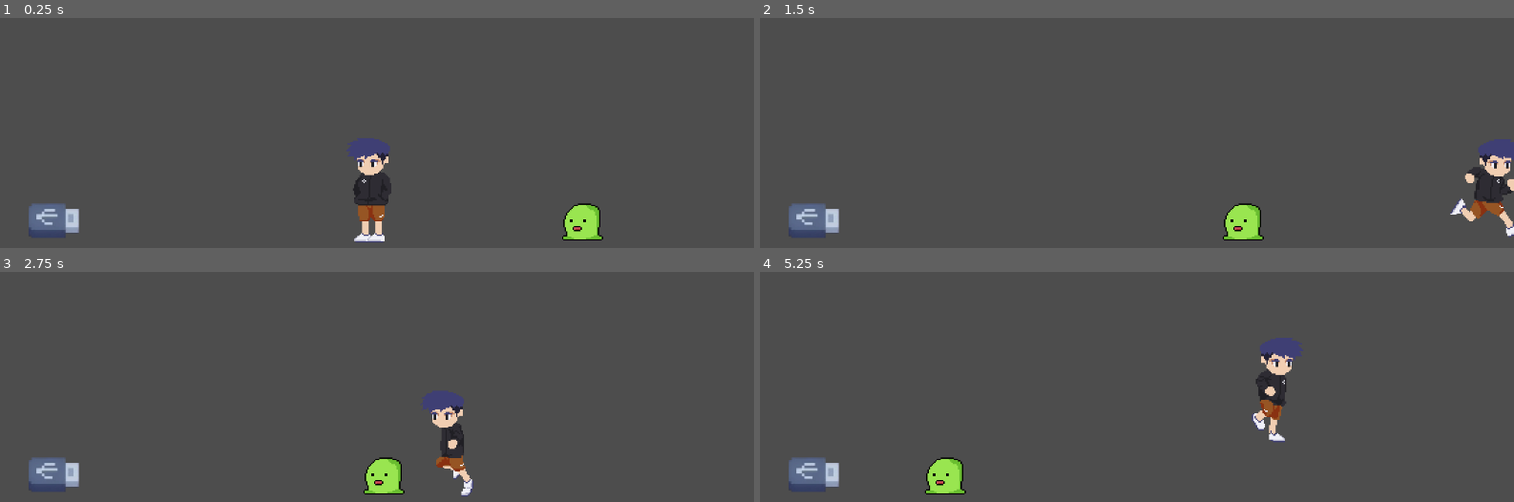
Above: before the commit, frames 1-4 (two rows, left to right).
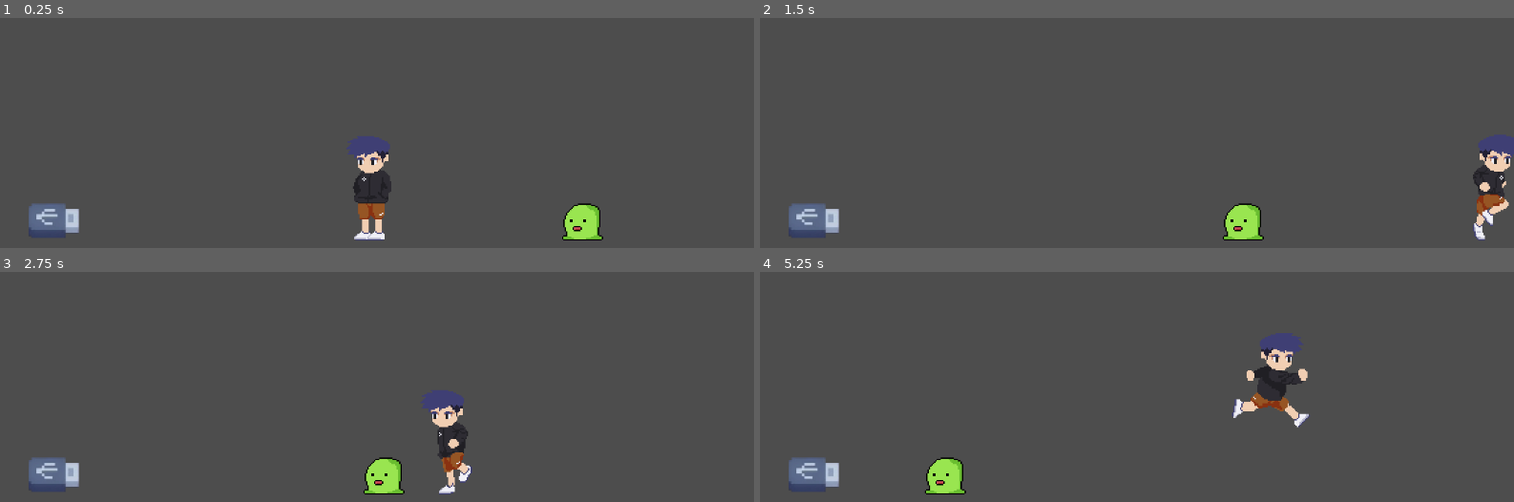
Above: after the commit, the same moments.

Repository: garlandkhuu/2d-platformer
Game: Godot game, scene res://scenes/game.tscn
Same seed, same stepped clock (60 frames per second), same inputs: the game is played once before the commit and once after it.
Inputs:
- Up to frame 1 (0.25 s): no input
- Up to frame 2 (1.5 s): tap Enter (ui_accept) at 0.5, 0.77 s; hold Right (ui_right) from 0.53 s (still down); tap E (interact) at 0.6, 1.35 s
- Up to frame 3 (2.75 s): tap Enter (ui_accept) at 1.52 s; release Right (ui_right) at 2.03 s; hold Left (ui_left) from 2.03 s (still down); tap E (interact) at 2.1 s
- Up to frame 4 (5.25 s): release Left (ui_left) at 2.78 s; hold Right (ui_right) 2.78-4.28 s; tap E (interact) every 0.75 s from 2.85 to 5.1 s; tap Enter (ui_accept) at 3.02, 3.77, 4.52 s; hold Left (ui_left) 4.28-5.03 s; hold Right (ui_right) from 5.03 s (still down)

The runs differ from the first frame. In frame 1, 0.5% of the frame differs, in the area x 45-52%, y 51-98%; in frame 2, 1.4%; in frame 3, 0.7%; in frame 4, 1.5%, in the area x 62-73%, y 26-74%.

Commit message:
assets: player jump and fall unanimated sprites

Diff:
--- a/scenes/player.tscn
+++ b/scenes/player.tscn
@@ -3,94 +3,97 @@
 [ext_resource type="Script" uid="uid://dmj1mkwmefmgk" path="res://scripts/player.gd" id="1_08te6"]
 [ext_resource type="Texture2D" uid="uid://bjdp20qgf8gy6" path="res://assets/player/player.png" id="1_ygs3r"]
 
-[sub_resource type="AtlasTexture" id="AtlasTexture_ybldg"]
+[sub_resource type="AtlasTexture" id="AtlasTexture_g2els"]
 atlas = ExtResource("1_ygs3r")
-region = Rect2(0, 0, 66, 81)
+region = Rect2(0, 0, 76, 96)
 
-[sub_resource type="AtlasTexture" id="AtlasTexture_5gkvu"]
+[sub_resource type="AtlasTexture" id="AtlasTexture_qhqgy"]
 atlas = ExtResource("1_ygs3r")
-region = Rect2(66, 0, 66, 81)
+region = Rect2(76, 0, 76, 96)
 
-[sub_resource type="AtlasTexture" id="AtlasTexture_2q274"]
+[sub_resource type="AtlasTexture" id="AtlasTexture_dqkch"]
 atlas = ExtResource("1_ygs3r")
-region = Rect2(132, 0, 66, 81)
+region = Rect2(152, 0, 76, 96)
 
-[sub_resource type="AtlasTexture" id="AtlasTexture_6nu3v"]
+[sub_resource type="AtlasTexture" id="AtlasTexture_qlg0r"]
 atlas = ExtResource("1_ygs3r")
-region = Rect2(0, 81, 66, 81)
+region = Rect2(0, 96, 76, 96)
 
-[sub_resource type="AtlasTexture" id="AtlasTexture_571a3"]
+[sub_resource type="AtlasTexture" id="AtlasTexture_tuyoq"]
 atlas = ExtResource("1_ygs3r")
-region = Rect2(66, 81, 66, 81)
+region = Rect2(76, 96, 76, 96)
 
-[sub_resource type="AtlasTexture" id="AtlasTexture_xrtqt"]
+[sub_resource type="AtlasTexture" id="AtlasTexture_fjrip"]
 atlas = ExtResource("1_ygs3r")
-region = Rect2(132, 81, 66, 81)
+region = Rect2(152, 96, 76, 96)
 
-[sub_resource type="AtlasTexture" id="AtlasTexture_0gf7e"]
+[sub_resource type="AtlasTexture" id="AtlasTexture_smehm"]
 atlas = ExtResource("1_ygs3r")
-region = Rect2(198, 81, 66, 81)
+region = Rect2(228, 96, 76, 96)
 
-[sub_resource type="AtlasTexture" id="AtlasTexture_pi687"]
+[sub_resource type="AtlasTexture" id="AtlasTexture_ur7pv"]
 atlas = ExtResource("1_ygs3r")
-region = Rect2(264, 81, 66, 81)
+region = Rect2(304, 96, 76, 96)
 
-[sub_resource type="AtlasTexture" id="AtlasTexture_47bsl"]
+[sub_resource type="AtlasTexture" id="AtlasTexture_y4r1p"]
 atlas = ExtResource("1_ygs3r")
-region = Rect2(330, 81, 66, 81)
+region = Rect2(380, 96, 76, 96)
 
-[sub_resource type="AtlasTexture" id="AtlasTexture_2ks4a"]
+[sub_resource type="AtlasTexture" id="AtlasTexture_d2wvv"]
 atlas = ExtResource("1_ygs3r")
-region = Rect2(396, 81, 66, 81)
+region = Rect2(456, 96, 76, 96)
 
-[sub_resource type="AtlasTexture" id="AtlasTexture_iqs1k"]
+[sub_resource type="AtlasTexture" id="AtlasTexture_3v2ag"]
 atlas = ExtResource("1_ygs3r")
-region = Rect2(462, 81, 66, 81)
+region = Rect2(532, 96, 76, 96)
 
 [sub_resource type="SpriteFrames" id="SpriteFrames_acftm"]
 animations = [{
 "frames": [{
-"duration": 3.0,
-"texture": SubResource("AtlasTexture_ybldg")
+"duration": 1.5,
+"texture": SubResource("AtlasTexture_g2els")
 }, {
-"duration": 1.0,
-"texture": SubResource("AtlasTexture_5gkvu")
+"duration": 1.5,
+"texture": SubResource("AtlasTexture_qhqgy")
 }, {
-"duration": 1.0,
-"texture": SubResource("AtlasTexture_2q274")
+"duration": 1.5,
+"texture": SubResource("AtlasTexture_dqkch")
+}, {
+"duration": 1.5,
+"texture": SubResource("AtlasTexture_qhqgy")
 }],
 "loop": true,
 "name": &"idle",
 "speed": 3.0
 }, {
 "frames": [{
-"duration": 1.5,
-"texture": SubResource("AtlasTexture_6nu3v")
+"duration": 1.0,
+"texture": SubResource("AtlasTexture_qlg0r")
 }, {
 "duration": 1.0,
-"texture": SubResource("AtlasTexture_571a3")
+"texture": SubResource("AtlasTexture_tuyoq")
 }, {
 "duration": 1.0,
-"texture": SubResource("AtlasTexture_xrtqt")
+"texture": SubResource("AtlasTexture_fjrip")
 }, {
 "duration": 1.0,
-"texture": SubResource("AtlasTexture_0gf7e")
+"texture": SubResource("AtlasTexture_smehm")
 }, {
 "duration": 1.0,
-"texture": SubResource("AtlasTexture_pi687")
+"texture": SubResource("AtlasTexture_ur7pv")
 }, {
 "duration": 1.0,
-"texture": SubResource("AtlasTexture_47bsl")
+"texture": SubResource("AtlasTexture_y4r1p")
 }, {
 "duration": 1.0,
-"texture": SubResource("AtlasTexture_2ks4a")
+"texture": SubResource("AtlasTexture_d2wvv")
 }, {
 "duration": 1.0,
-"texture": SubResource("AtlasTexture_iqs1k")
+"texture": SubResource("AtlasTexture_3v2ag")
 }],
 "loop": true,
 "name": &"run",
-"speed": 15.0
+"speed": 12.0
 }]
 
 [sub_resource type="CapsuleShape2D" id="CapsuleShape2D_p4tka"]
@@ -106,8 +109,9 @@
 [node name="PlayerSprite" type="AnimatedSprite2D" parent="."]
 position = Vector2(0, -40)
 sprite_frames = SubResource("SpriteFrames_acftm")
-animation = &"idle"
+animation = &"run"
 autoplay = "idle"
+frame_progress = 0.87769
 
 [node name="CollisionShape2D" type="CollisionShape2D" parent="."]
 position = Vector2(0, -30)
Binary file changed: assets/player/player.aseprite
Binary file changed: assets/player/player.png
